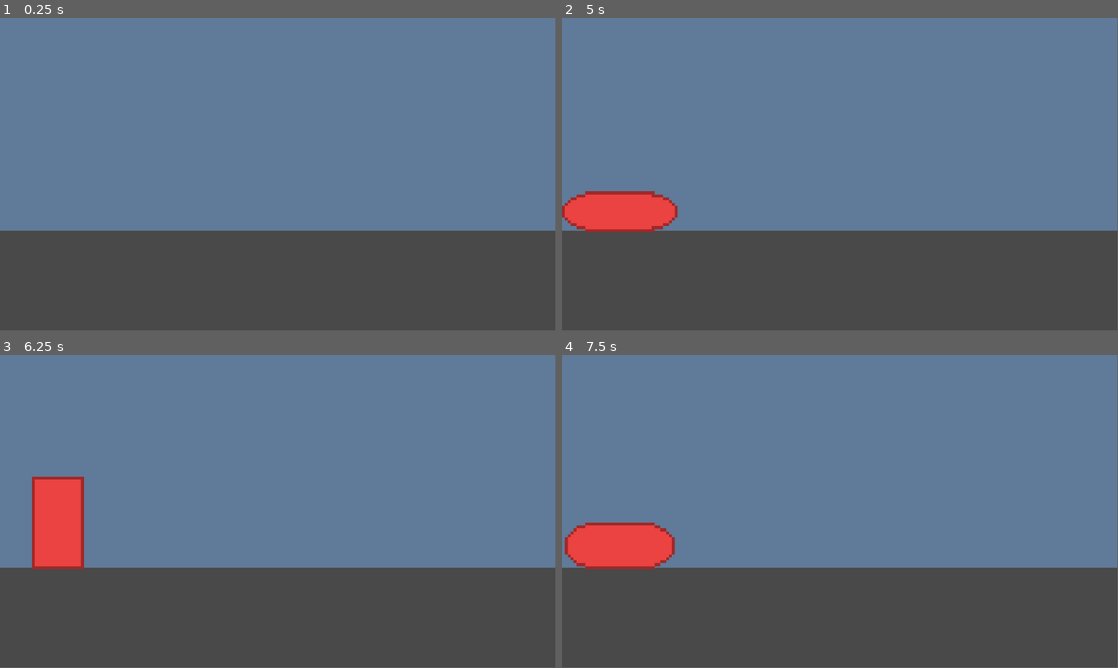
Above: before the commit, frames 1-4 (two rows, left to right).
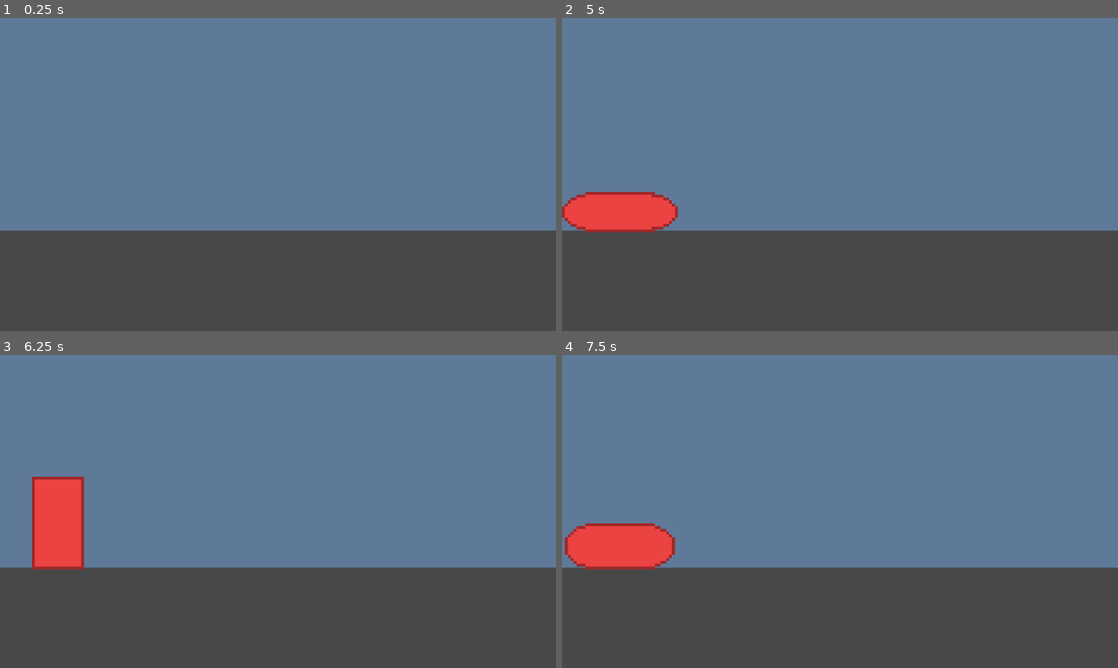
Above: after the commit, the same moments.

Repository: Dionamus/to-the-beat
Game: Godot game, scene res://stages/base/Stage.tscn
Same seed, same stepped clock (60 frames per second), same inputs: the game is played once before the commit and once after it. The project has no main scene, so this scene is started directly.
Inputs:
- Up to frame 1 (0.25 s): no input
- Up to frame 2 (5 s): tap Enter at 0.5, 2, 3.5 s; hold Up 0.53-1.28 s; tap Space at 1.25, 2.75, 4.25 s; hold Down 1.28-2.03 s; hold Up 2.03-3.53 s; hold Down from 3.53 s (still down)
- Up to frame 3 (6.25 s): release Down at 5.78 s; hold Up from 5.78 s (still down)
- Up to frame 4 (7.5 s): keep holding Up
In our replay, the window is 799x449 before the commit and 800x450 after it. These sizes can differ from the game's own. Grey fills any space a smaller window leaves; there, only what the larger window draws over its background counts as a difference.

The runs differ from the first frame. In frame 1, less than 0.1% of the frame differs, in the area x 99-100%, y 0-68%; in frame 2, 0.2%; in frame 3, less than 0.1%; in frame 4, 0.2%, in the area x 1-100%, y 0-69%.

Commit message:
Added and changed some stuff. See description.
* Moved Debug.tscn to a newly created interface folder.
* Added an image for the background for the base stage.
* Removed PhysicsTestingCube.tscn because it is no longer needed.
* Revised TODO.md

Diff:
--- /dev/null
+++ b/interface/HUD.tscn
@@ -0,0 +1,209 @@
+[gd_scene format=2]
+
+[node name="HUD" type="MarginContainer" index="0"]
+
+anchor_left = 0.0
+anchor_top = 0.0
+anchor_right = 1.0
+anchor_bottom = 0.0
+margin_bottom = 59.0
+rect_pivot_offset = Vector2( 0, 0 )
+rect_clip_content = false
+mouse_filter = 0
+mouse_default_cursor_shape = 0
+size_flags_horizontal = 1
+size_flags_vertical = 1
+custom_constants/margin_right = 20
+custom_constants/margin_top = 20
+custom_constants/margin_left = 20
+custom_constants/margin_bottom = 20
+_sections_unfolded = [ "custom_constants" ]
+
+[node name="HBoxContainer" type="HBoxContainer" parent="." index="0"]
+
+anchor_left = 0.0
+anchor_top = 0.0
+anchor_right = 0.0
+anchor_bottom = 0.0
+margin_left = 20.0
+margin_top = 20.0
+margin_right = 1900.0
+margin_bottom = 39.0
+rect_pivot_offset = Vector2( 0, 0 )
+rect_clip_content = false
+mouse_filter = 1
+mouse_default_cursor_shape = 0
+size_flags_horizontal = 1
+size_flags_vertical = 1
+alignment = 0
+
+[node name="Player1Container" type="VBoxContainer" parent="HBoxContainer" index="0"]
+
+anchor_left = 0.0
+anchor_top = 0.0
+anchor_right = 0.0
+anchor_bottom = 0.0
+margin_right = 47.0
+margin_bottom = 19.0
+rect_pivot_offset = Vector2( 0, 0 )
+rect_clip_content = false
+mouse_filter = 1
+mouse_default_cursor_shape = 0
+size_flags_horizontal = 1
+size_flags_vertical = 1
+custom_constants/separation = 2
+alignment = 0
+
+[node name="Player1Name" type="Label" parent="HBoxContainer/Player1Container" index="0"]
+
+anchor_left = 0.0
+anchor_top = 0.0
+anchor_right = 0.0
+anchor_bottom = 0.0
+margin_right = 47.0
+margin_bottom = 14.0
+rect_pivot_offset = Vector2( 0, 0 )
+rect_clip_content = false
+mouse_filter = 2
+mouse_default_cursor_shape = 0
+size_flags_horizontal = 1
+size_flags_vertical = 4
+text = "Player1"
+percent_visible = 1.0
+lines_skipped = 0
+max_lines_visible = -1
+
+[node name="Player1HP" type="TextureProgress" parent="HBoxContainer/Player1Container" index="1"]
+
+anchor_left = 0.0
+anchor_top = 0.0
+anchor_right = 0.0
+anchor_bottom = 0.0
+margin_top = 16.0
+margin_right = 47.0
+margin_bottom = 17.0
+rect_pivot_offset = Vector2( 0, 0 )
+rect_clip_content = false
+mouse_filter = 1
+mouse_default_cursor_shape = 0
+size_flags_horizontal = 1
+size_flags_vertical = 1
+min_value = 0.0
+max_value = 200.0
+step = 1.0
+page = 0.0
+value = 0.0
+exp_edit = false
+rounded = false
+texture_under = null
+texture_over = null
+texture_progress = null
+radial_fill_degrees = 360.0
+radial_center_offset = Vector2( 0, 0 )
+nine_patch_stretch = false
+
+[node name="GameTimerContainer" type="CenterContainer" parent="HBoxContainer" index="1"]
+
+anchor_left = 0.0
+anchor_top = 0.0
+anchor_right = 0.0
+anchor_bottom = 0.0
+margin_left = 51.0
+margin_right = 67.0
+margin_bottom = 19.0
+rect_pivot_offset = Vector2( 0, 0 )
+rect_clip_content = false
+mouse_filter = 0
+mouse_default_cursor_shape = 0
+size_flags_horizontal = 1
+size_flags_vertical = 1
+use_top_left = false
+
+[node name="GameTimerLabel" type="Label" parent="HBoxContainer/GameTimerContainer" index="0"]
+
+anchor_left = 0.0
+anchor_top = 0.0
+anchor_right = 0.0
+anchor_bottom = 0.0
+margin_top = 2.0
+margin_right = 16.0
+margin_bottom = 16.0
+rect_pivot_offset = Vector2( 0, 0 )
+rect_clip_content = false
+mouse_filter = 2
+mouse_default_cursor_shape = 0
+size_flags_horizontal = 1
+size_flags_vertical = 4
+text = "90"
+percent_visible = 1.0
+lines_skipped = 0
+max_lines_visible = -1
+_sections_unfolded = [ "Rect" ]
+
+[node name="Player2Container" type="VBoxContainer" parent="HBoxContainer" index="2"]
+
+anchor_left = 0.0
+anchor_top = 0.0
+anchor_right = 0.0
+anchor_bottom = 0.0
+margin_left = 71.0
+margin_right = 118.0
+margin_bottom = 19.0
+rect_pivot_offset = Vector2( 0, 0 )
+rect_clip_content = false
+mouse_filter = 1
+mouse_default_cursor_shape = 0
+size_flags_horizontal = 1
+size_flags_vertical = 1
+alignment = 0
+_sections_unfolded = [ "Grow Direction" ]
+
+[node name="Player2Name" type="Label" parent="HBoxContainer/Player2Container" index="0"]
+
+anchor_left = 0.0
+anchor_top = 0.0
+anchor_right = 0.0
+anchor_bottom = 0.0
+margin_right = 47.0
+margin_bottom = 14.0
+rect_pivot_offset = Vector2( 0, 0 )
+rect_clip_content = false
+mouse_filter = 2
+mouse_default_cursor_shape = 0
+size_flags_horizontal = 1
+size_flags_vertical = 4
+text = "Player2"
+align = 2
+percent_visible = 1.0
+lines_skipped = 0
+max_lines_visible = -1
+
+[node name="Player2HP" type="TextureProgress" parent="HBoxContainer/Player2Container" index="1"]
+
+anchor_left = 0.0
+anchor_top = 0.0
+anchor_right = 0.0
+anchor_bottom = 0.0
+margin_top = 18.0
+margin_right = 47.0
+margin_bottom = 19.0
+rect_pivot_offset = Vector2( 0, 0 )
+rect_clip_content = false
+mouse_filter = 1
+mouse_default_cursor_shape = 0
+size_flags_horizontal = 1
+size_flags_vertical = 1
+min_value = 0.0
+max_value = 200.0
+step = 1.0
+page = 0.0
+value = 0.0
+exp_edit = false
+rounded = false
+texture_under = null
+texture_over = null
+texture_progress = null
+fill_mode = 1
+radial_fill_degrees = 360.0
+radial_center_offset = Vector2( 0, 0 )
+nine_patch_stretch = false
--- a/project.godot
+++ b/project.godot
@@ -18,7 +18,8 @@
 window/size/width=1920
 window/size/height=1080
 window/size/fullscreen=true
-window/stretch/aspect="keep"
+window/stretch/mode="viewport"
+window/stretch/aspect="expand"
 window/stretch/shrink="1"
 window/depth_prepass/disable_for_vendors="PowerVR,Mali,Adreno"
 
--- a/stages/base/PhysicsTestingCube.tscn
+++ /dev/null
@@ -1,45 +0,0 @@
-[gd_scene format=2]
-
-[node name="PhysicsTestingCube" type="ColorRect"]
-
-anchor_left = 0.0
-anchor_top = 0.0
-anchor_right = 0.0
-anchor_bottom = 0.0
-margin_right = 100.0
-margin_bottom = 100.0
-rect_pivot_offset = Vector2( 0, 0 )
-rect_clip_content = false
-mouse_filter = 0
-mouse_default_cursor_shape = 0
-size_flags_horizontal = 1
-size_flags_vertical = 1
-color = Color( 1, 1, 1, 1 )
-_sections_unfolded = [ "Rect" ]
-
-[node name="RigidBody2D" type="RigidBody2D" parent="." index="0"]
-
-input_pickable = false
-collision_layer = 1
-collision_mask = 1
-mode = 3
-mass = 1.0
-friction = 1.0
-bounce = 0.0
-gravity_scale = 1.0
-custom_integrator = false
-continuous_cd = 0
-contacts_reported = 0
-contact_monitor = false
-sleeping = false
-can_sleep = true
-linear_velocity = Vector2( 0, 0 )
-linear_damp = -1.0
-angular_velocity = 0.0
-angular_damp = -1.0
-_sections_unfolded = [ "Collision" ]
-
-[node name="CollisionPolygon2D" type="CollisionPolygon2D" parent="RigidBody2D" index="0"]
-
-build_mode = 0
-polygon = PoolVector2Array( 0, 0, 100, 0, 100, 100, 0, 100 )
--- a/stages/base/Stage.tscn
+++ b/stages/base/Stage.tscn
@@ -1,7 +1,8 @@
-[gd_scene load_steps=3 format=2]
+[gd_scene load_steps=4 format=2]
 
 [ext_resource path="res://stages/base/Stage.gd" type="Script" id=1]
-[ext_resource path="res://characters/base/Character.tscn" type="PackedScene" id=2]
+[ext_resource path="res://stages/base/BaseBG.png" type="Texture" id=2]
+[ext_resource path="res://characters/base/Character.tscn" type="PackedScene" id=3]
 
 [node name="Stage" type="Node" index="0"]
 
@@ -22,55 +23,11 @@
 one_shot = true
 autostart = false
 
-[node name="Background" type="ColorRect" parent="." index="2"]
+[node name="StageBackground" type="Sprite" parent="." index="2"]
 
-anchor_left = 0.0
-anchor_top = 0.0
-anchor_right = 1.0
-anchor_bottom = 1.0
-margin_right = 1680.0
-margin_bottom = 945.0
-rect_pivot_offset = Vector2( 0, 0 )
-rect_clip_content = false
-mouse_filter = 0
-mouse_default_cursor_shape = 0
-size_flags_horizontal = 1
-size_flags_vertical = 1
-color = Color( 0.375977, 0.479958, 0.601563, 1 )
-_sections_unfolded = [ "Rect" ]
-
-[node name="Ground" type="ColorRect" parent="Background" index="0"]
-
-anchor_left = 0.0
-anchor_top = 1.0
-anchor_right = 1.0
-anchor_bottom = 1.0
-margin_top = -360.0
-rect_pivot_offset = Vector2( 0, 0 )
-rect_clip_content = false
-mouse_filter = 0
-mouse_default_cursor_shape = 0
-size_flags_horizontal = 1
-size_flags_vertical = 1
-color = Color( 0.285156, 0.285156, 0.285156, 1 )
-_sections_unfolded = [ "Rect" ]
-
-[node name="StaticBody2D" type="StaticBody2D" parent="Background/Ground" index="0"]
-
-visible = false
-input_pickable = false
-collision_layer = 1
-collision_mask = 1
-constant_linear_velocity = Vector2( 0, 0 )
-constant_angular_velocity = 0.0
-friction = 1.0
-bounce = 0.0
+position = Vector2( 1800, 1012 )
+texture = ExtResource( 2 )
 _sections_unfolded = [ "Transform" ]
-
-[node name="CollisionPolygon2D" type="CollisionPolygon2D" parent="Background/Ground/StaticBody2D" index="0"]
-
-build_mode = 0
-polygon = PoolVector2Array( 0, 0, 3600, 0, 3600, 360, 0, 350 )
 
 [node name="Position0" type="Position2D" parent="." index="3"]
 
Renamed: Debug.tscn -> interface/Debug.tscn
Binary file added: stages/base/BaseBG.png
Not shown, added: stages/base/BaseBG.png.import
Not shown: 1 places in stages/base/Stage.tscn that only renumber resources
Not shown, changed: TODO.md
